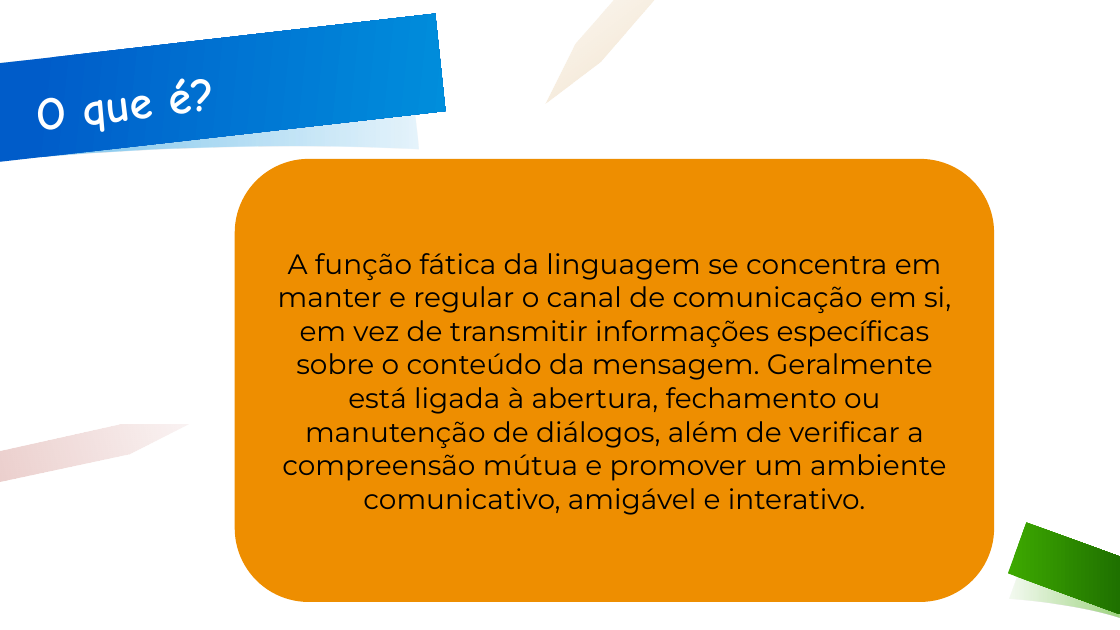
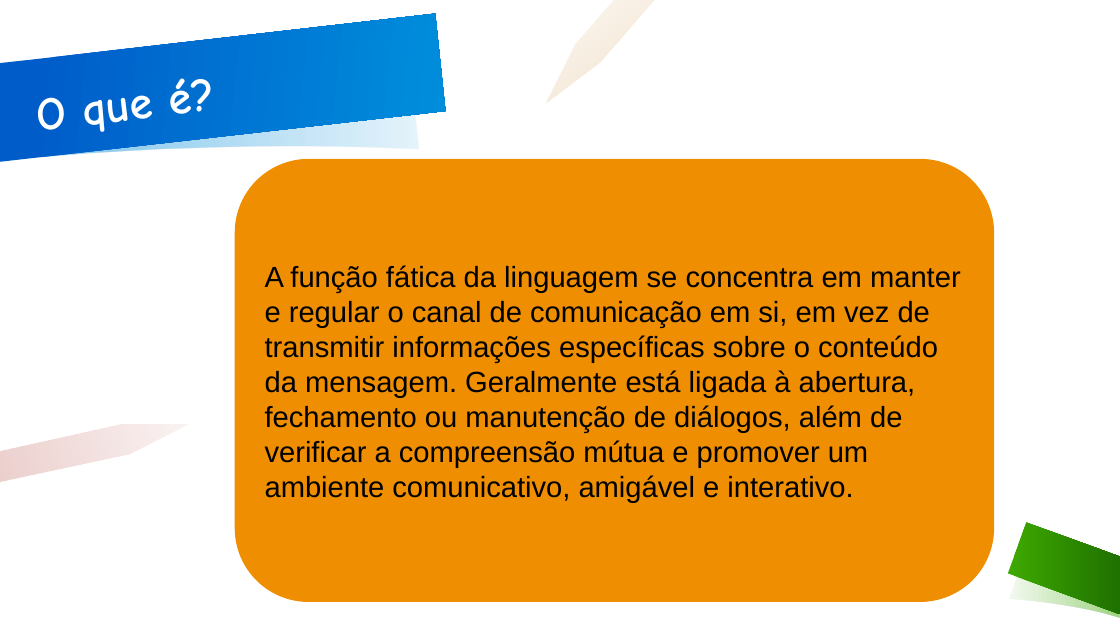
Before and after one commit to 1phantm1/SeminarioPT, a slide deck: slide 2 of funcaoFatica.pptx. Drawn at 1120x630 pixels with LibreOffice and Linux fonts; fonts in the diff are those of the drawing; background and template pictures are left out. Boxes give left, top, right and bottom in pixels: in the first picture for what was removed or moved away, otherwise in the second. Text is boxed around its words. In the diff, an @@ line names an element or a change of style, - is before the commit and + after.

```diff
--- a/funcaoFatica.pptx
+++ b/funcaoFatica.pptx
@@ rounded rectangle "A função fática da linguagem ..." at (x1=234, y1=159, x2=994, y2=602): size 24 to 25 pt, font Montserrat to Arial; alignment centre to left @@
```
Also in this commit, not shown: 3 other slides changed, 8 slides added, 4 slides removed, 2 other files.
